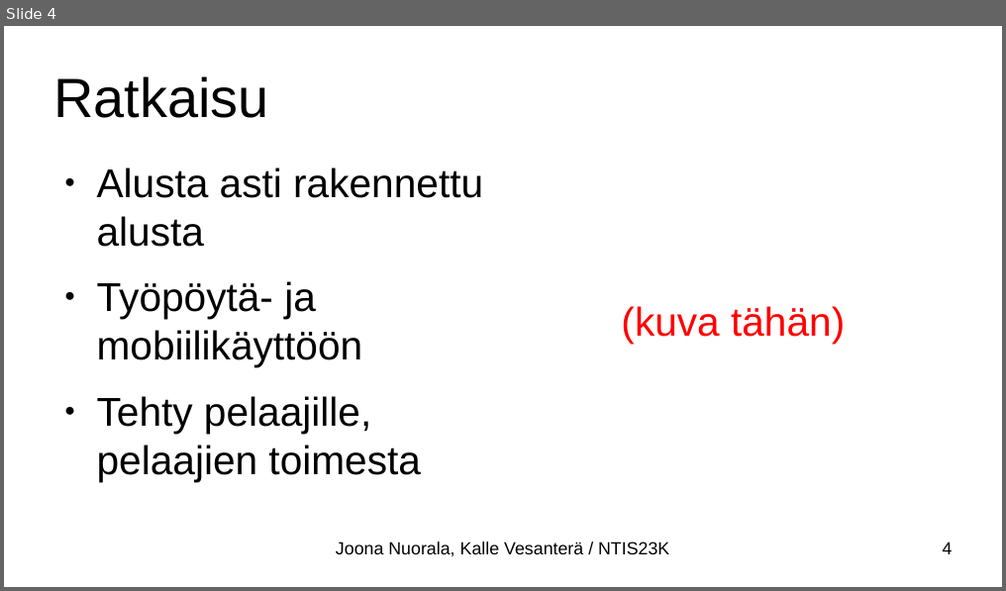
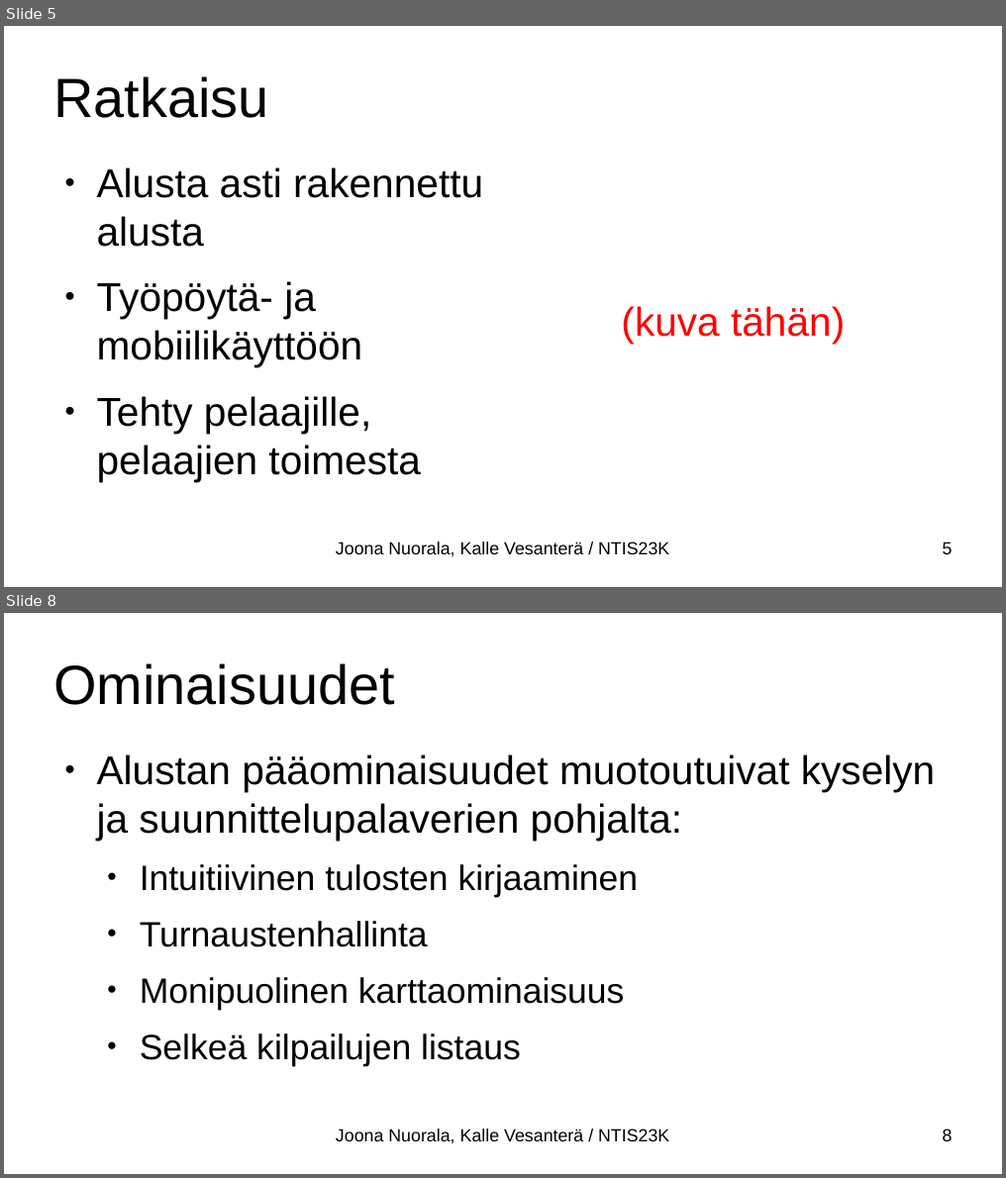
Before and after one commit to Kabskibs/centria_ohjelmistotuotanto, a slide deck: esitys/esitys_wip.odp. Shown one above the other, each under a label of ours: slide 4 before the commit, slides 5 and 8 after it; the slides between them are not shown. The pictures are 1006x591 and 1006x1178 pixels, drawn with LibreOffice and Linux fonts; fonts in the diff are those of the drawing. Boxes give left, top, right and bottom in pixels: in the first picture for what was removed or moved away, otherwise in the second. Text is boxed around its words. In the diff, an @@ line names an element or a change of style, - is before the commit and + after.

```diff
--- a/esitys/esitys_wip.odp
+++ b/esitys/esitys_wip.odp
@@ slide 8 added at (x1=4, y1=613, x2=1002, y2=1174), background #FFFFFF @@
@@ title added at (x1=54, y1=663, x2=395, y2=705), 44 pt, text #000000 @@
+Ominaisuudet
@@ text added at (x1=97, y1=755, x2=935, y2=1066), 28 pt, text #000000 @@
+● Alustan pääominaisuudet muotoutuivat kyselyn ja suunnittelupalaverien pohjalta:
+  • Intuitiivinen tulosten kirjaaminen
+  • Turnaustenhallinta
+  • Monipuolinen karttaominaisuus
+  • Selkeä kilpailujen listaus
@@ text added at (x1=336, y1=1129, x2=669, y2=1145), 14 pt, text #000000 @@
+Joona Nuorala, Kalle Vesanterä / NTIS23K
@@ page number added at (x1=943, y1=1129, x2=952, y2=1142), 14 pt, text #000000 @@
+8
@@ what was slide 4 is now slide 5 @@
@@ page number at (x1=943, y1=542, x2=952, y2=555): text changed @@
-4
+5
```
Also in this commit, not shown: 6 slides changed, 3 other slides added, 2 other files.
